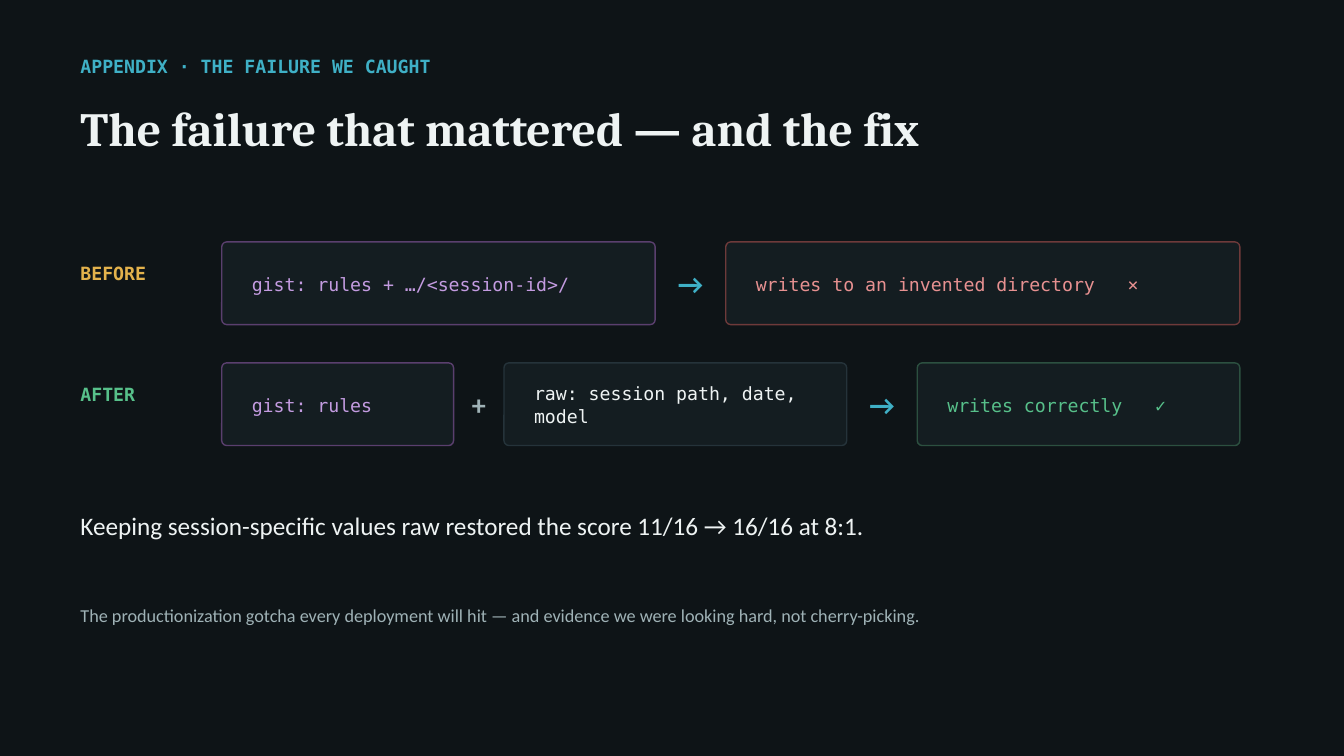
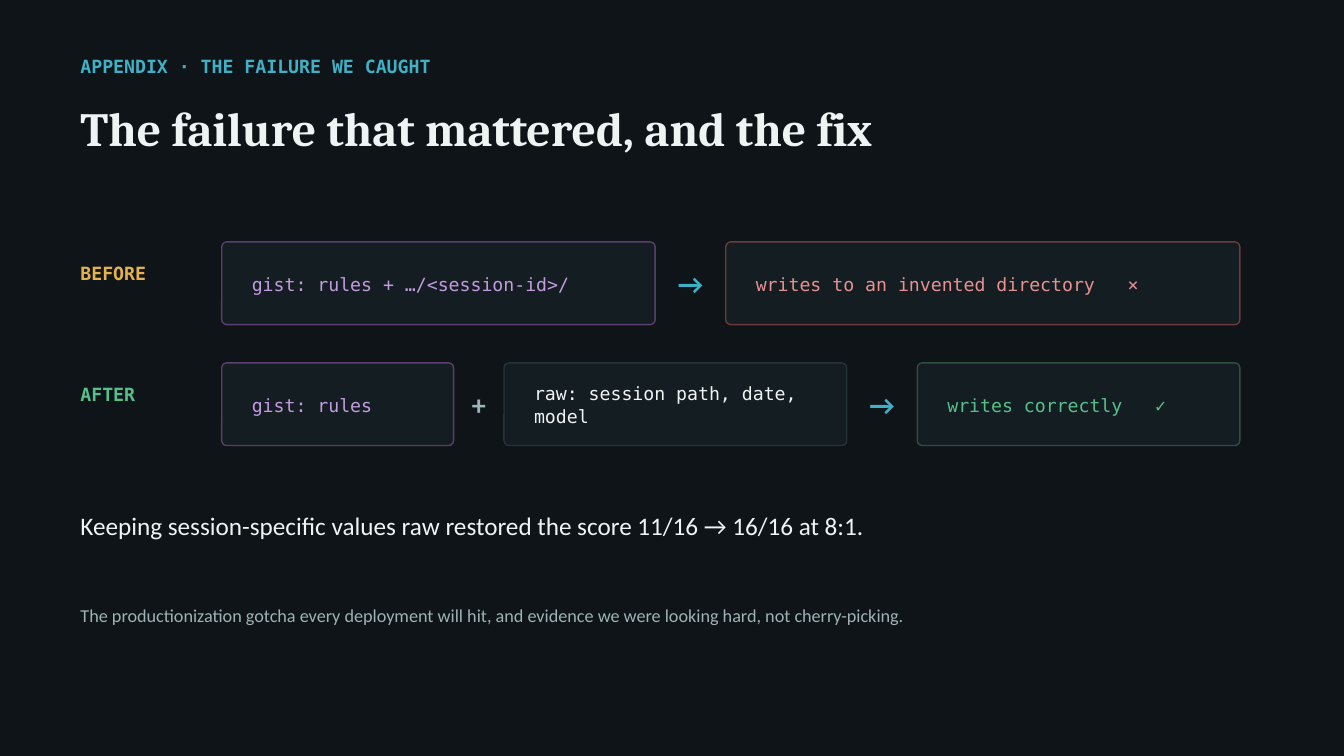
Before and after one commit to arunmenon/gisting-coding-agent, a slide deck: slide 13 of Gisting-CTO-deck.pptx. Drawn at 1344x756 pixels with LibreOffice and Linux fonts; fonts in the diff are those of the drawing. Boxes give left, top, right and bottom in pixels: in the first picture for what was removed or moved away, otherwise in the second. Text is boxed around its words. In the diff, an @@ line names an element or a change of style, - is before the commit and + after.

```diff
--- a/Gisting-CTO-deck.pptx
+++ b/Gisting-CTO-deck.pptx
@@ text at (80, 112, 873, 153): text changed @@
-The failure that mattered — and the fix
+The failure that mattered, and the fix
@@ text at (80, 609, 904, 625): text changed @@
-The productionization gotcha every deployment will hit — and evidence we were looking hard, not cherry-picking.
+The productionization gotcha every deployment will hit, and evidence we were looking hard, not cherry-picking.
```
Also in this commit, not shown: 9 other slides changed, 4 other files.
